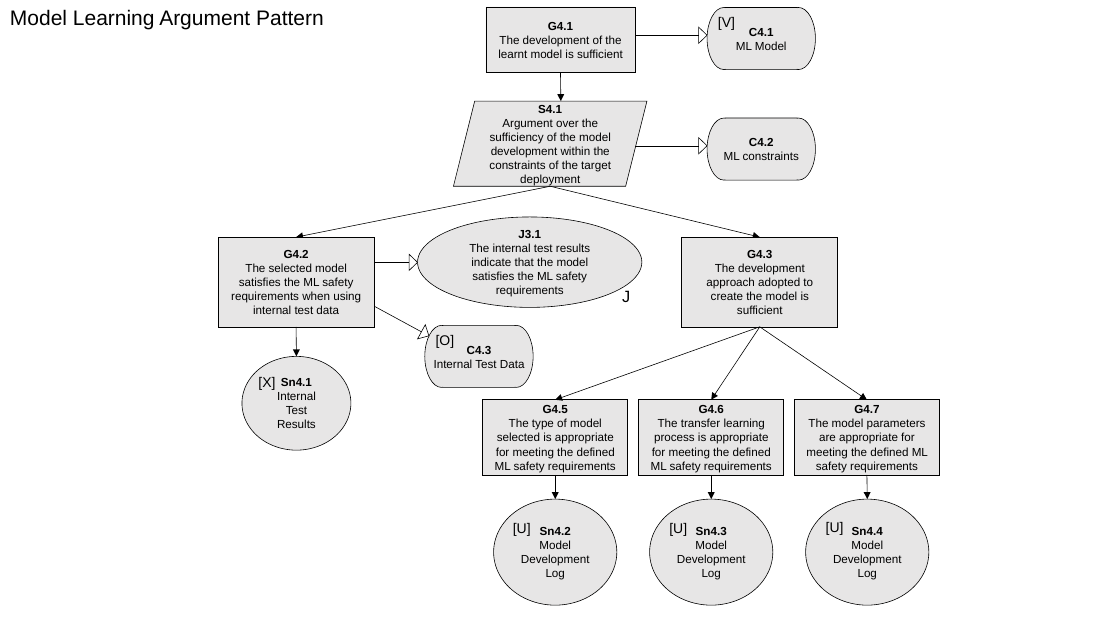
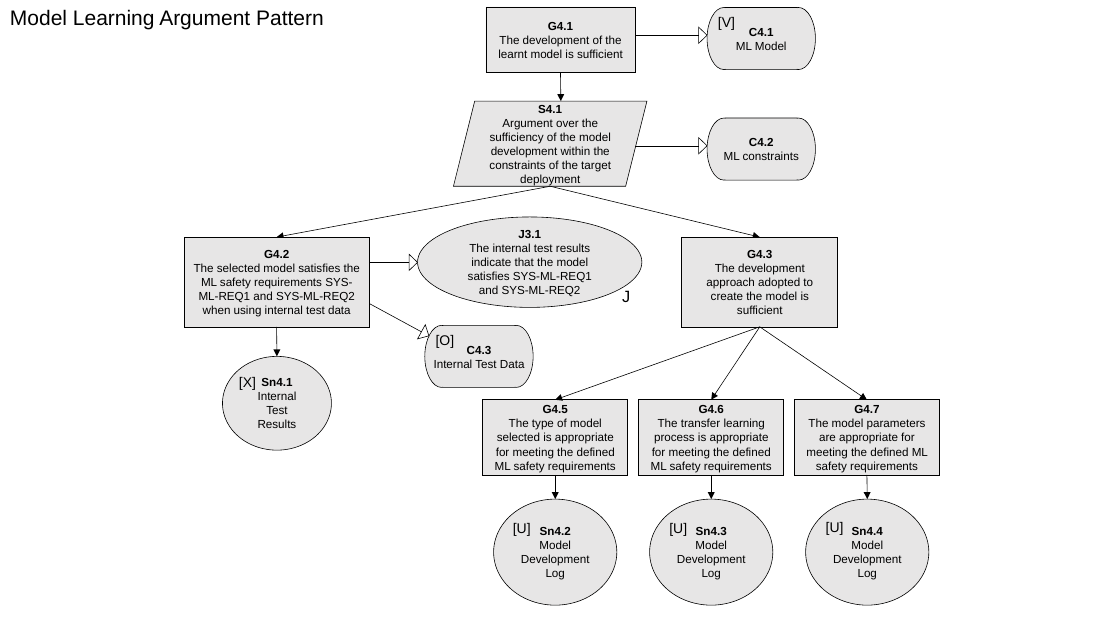
Before and after one commit to RI-SE/smirk, a slide deck: slide 6 of docs/figures/figures.pptx. Drawn at 1120x630 pixels with LibreOffice and Linux fonts; fonts in the diff are those of the drawing. Boxes give left, top, right and bottom in pixels: in the first picture for what was removed or moved away, otherwise in the second. Text is boxed around its words. In the diff, an @@ line names an element or a change of style, - is before the commit and + after.

```diff
--- a/docs/figures/figures.pptx
+++ b/docs/figures/figures.pptx
@@ arrow moved from (550, 187) - (297, 237) to (550, 187) - (276, 237) @@
@@ rectangle "G4.2" resized from (x1=218, y1=237, x2=375, y2=327) to (x1=185, y1=237, x2=370, y2=327) @@
@@ text in rectangle at (x1=194, y1=263, x2=360, y2=317): text changed @@
-The selected model satisfies the ML safety requirements when using internal test data
+The selected model satisfies the ML safety requirements SYS-ML-REQ1 and SYS-ML-REQ2 when using internal test data
@@ text in ellipse at (x1=468, y1=243, x2=592, y2=296): text changed @@
-The internal test results indicate that the model satisfies the ML safety requirements
+The internal test results indicate that the model satisfies SYS-ML-REQ1 and SYS-ML-REQ2
@@ 1 ellipse, 1 text, 1 arrow moved together from (x1=242, y1=327, x2=351, y2=450) to (x1=223, y1=327, x2=332, y2=450) @@
```
Also in this commit, not shown: 4 other slides changed, 5 other files.
